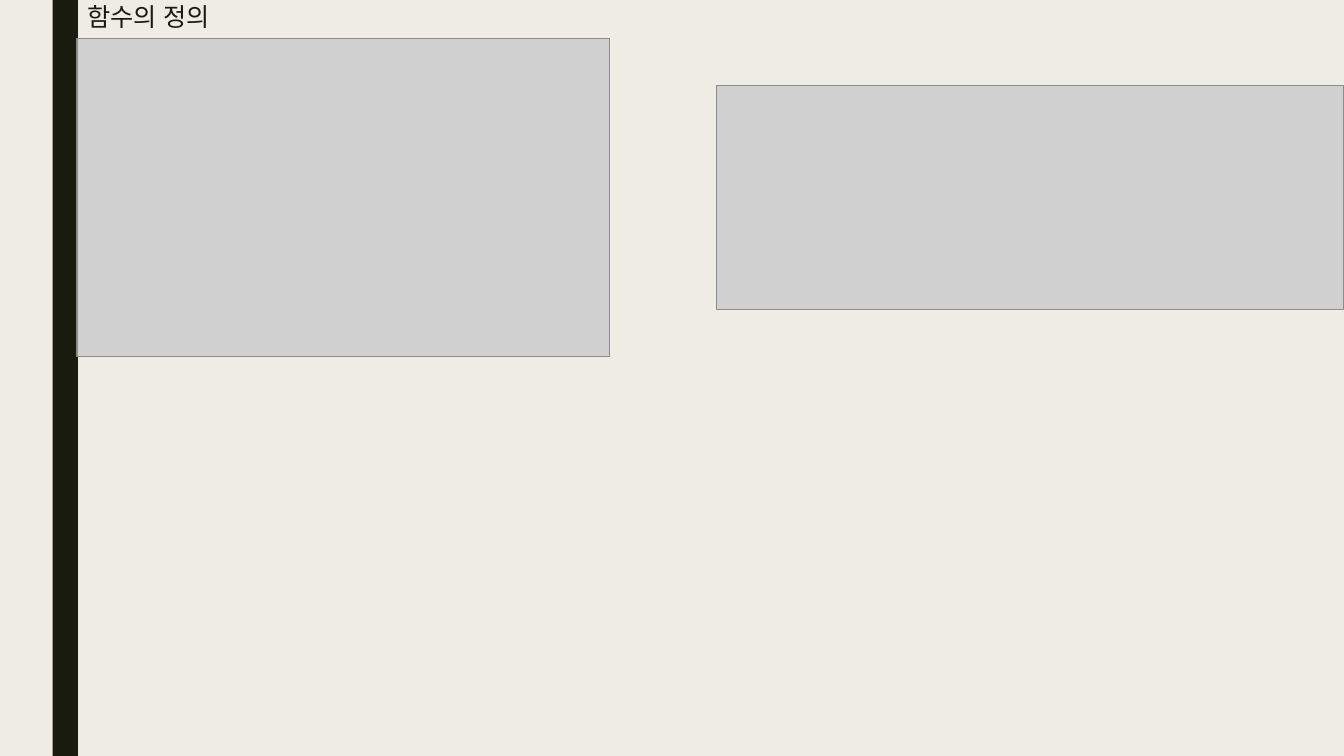
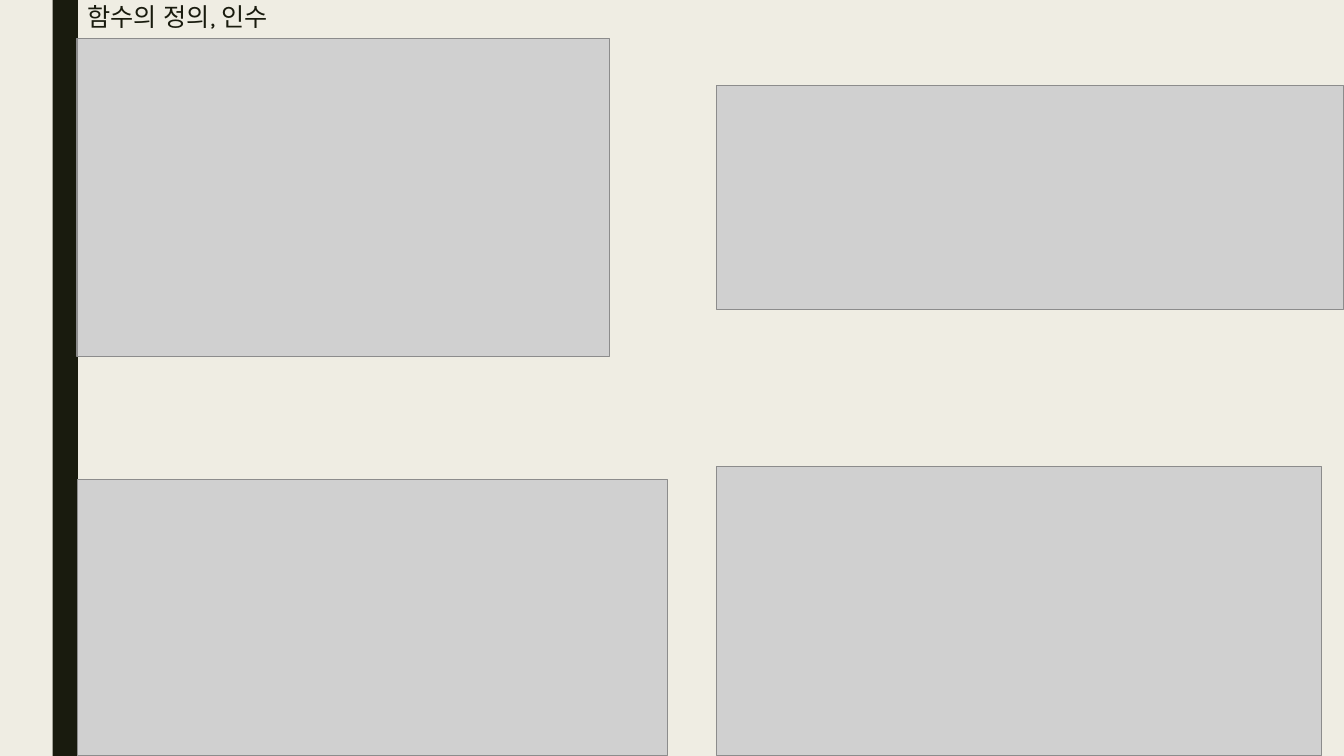
Before and after one commit to bino0130/politec-python, a slide deck: slide 2 of 파이썬 과제/파이썬 7강 과제 남정현.pptx. Drawn at 1344x756 pixels with LibreOffice and Linux fonts; fonts in the diff are those of the drawing; grey boxes stand for pictures. Boxes give left, top, right and bottom in pixels: in the first picture for what was removed or moved away, otherwise in the second. Text is boxed around its words. In the diff, an @@ line names an element or a change of style, - is before the commit and + after.

```diff
--- a/파이썬 과제/파이썬 7강 과제 남정현.pptx
+++ b/파이썬 과제/파이썬 7강 과제 남정현.pptx
@@ title at bbox=[87, 5, 267, 29]: text changed @@
-함수의 정의
+함수의 정의, 인수
@@ picture added at bbox=[77, 479, 667, 756] @@
@@ picture added at bbox=[716, 467, 1322, 756] @@
```
Also in this commit, not shown: 9 slides added, 2 other files.
